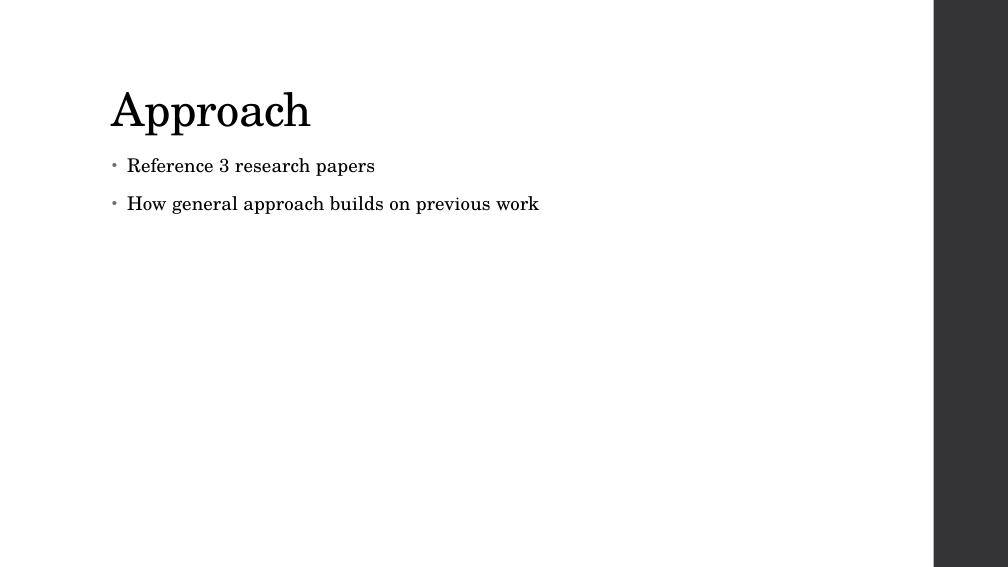
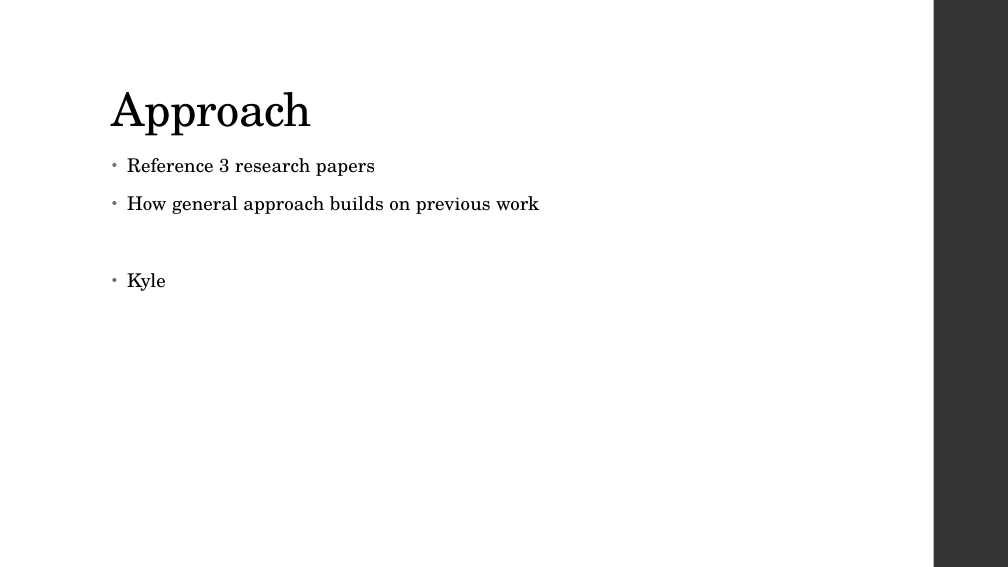
Before and after one commit to diederichk/StepCounter, a slide deck: slide 4 of ProposalPresentation/Proposal.pptx. Drawn at 1008x567 pixels with LibreOffice and Linux fonts; fonts in the diff are those of the drawing. Boxes give left, top, right and bottom in pixels: in the first picture for what was removed or moved away, otherwise in the second. Text is boxed around its words. In the diff, an @@ line names an element or a change of style, - is before the commit and + after.

```diff
--- a/ProposalPresentation/Proposal.pptx
+++ b/ProposalPresentation/Proposal.pptx
@@ text at [127,273,166,291]: paragraph added @@
+• Kyle
```
Also in this commit, not shown: 5 other slides changed, 2 other files.
